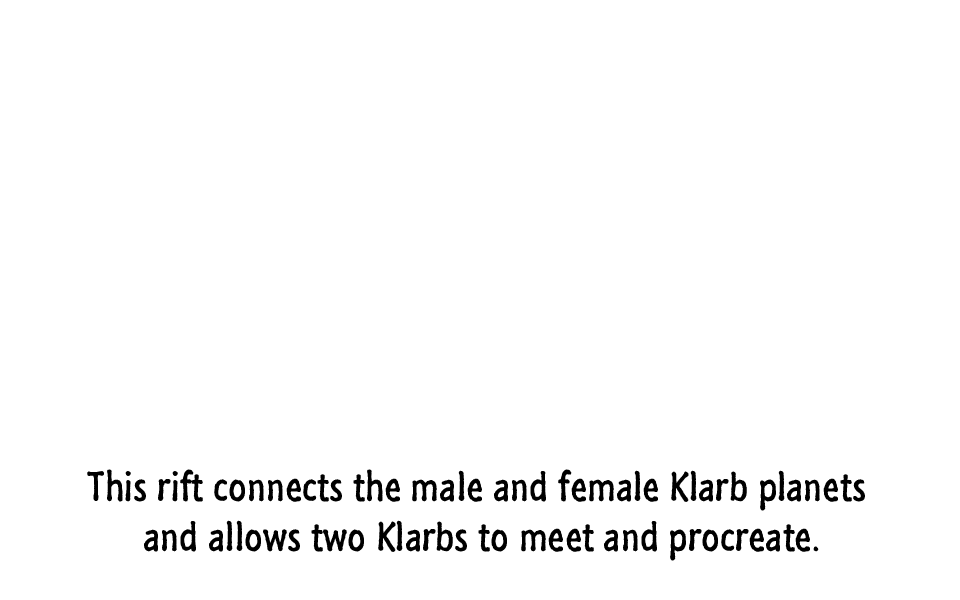
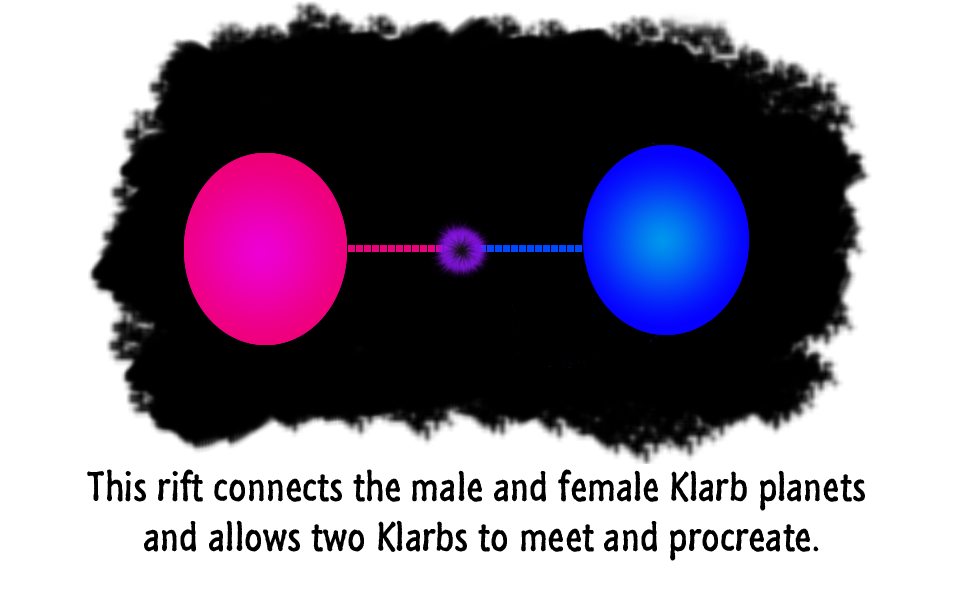
Revision of a layered 960 x 600 image; what changed, layer by layer:
added layer "Layer 31" above "Layer 15" over [426, 216, 494, 285]
added layer "Layer 15" above "Layer 14" over [452, 245, 459, 252]
added layer "Layer 14" above "Layer 13" over [444, 245, 451, 252]
added layer "Layer 13" above "Layer 12" over [436, 245, 443, 252]
added layer "Layer 12" above "Layer 11" over [428, 245, 435, 252]
added layer "Layer 11" above "Layer 10" over [420, 245, 427, 252]
added layer "Layer 10" above "Layer 9" over [412, 245, 419, 252]
added layer "Layer 9" above "Layer 8" over [404, 245, 411, 252]
added layer "Layer 8" above "Layer 7" over [396, 245, 403, 252]
added layer "Layer 7" above "Layer 6" over [388, 245, 395, 252]
added layer "Layer 6" above "Layer 5" over [380, 245, 387, 252]
added layer "Layer 5" above "Layer 4" over [372, 245, 379, 252]
added layer "Layer 4" above "Layer 3" over [364, 245, 371, 252]
added layer "Layer 3" above "Layer 2 copy" over [356, 245, 363, 252]
added layer "Layer 2 copy" above "Layer 29" over [348, 245, 355, 252]
added layer "Layer 29" above "Layer 28" over [463, 245, 470, 252]
added layer "Layer 28" above "Layer 27" over [471, 245, 478, 252]
added layer "Layer 27" above "Layer 26" over [479, 245, 486, 252]
added layer "Layer 26" above "Layer 25" over [487, 245, 494, 252]
added layer "Layer 25" above "Layer 24" over [495, 245, 502, 252]
added layer "Layer 24" above "Layer 23" over [503, 245, 510, 252]
added layer "Layer 23" above "Layer 22" over [511, 245, 518, 252]
added layer "Layer 1" above "This rift connects the male and female Klarb planets and allow" over [88, 1, 872, 464]
removed layer "Background" over [88, 1, 872, 464]
…and 8 more changes (8 added)
